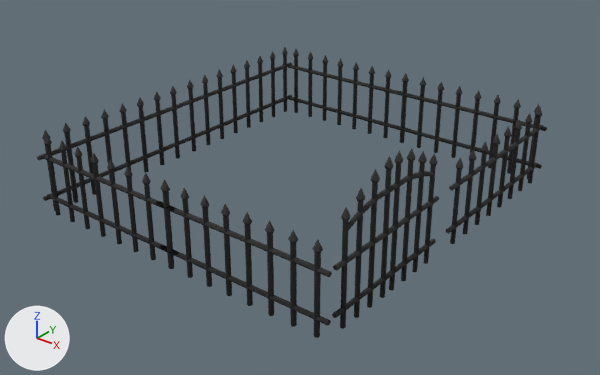
Before and after pictures for a commit that changed the glTF model public/models/addons/Fence_Iron.glb.
One viewpoint serves both versions: a 50 mm lens placed at (10.03, -12.55, 7.91), pointed at (0.3, -0.39, 0.37). The axes (+X, +Y, +Z) are drawn at lower left. The lights are the same throughout. The first picture is the older version.

Objects in the first picture: 'fence_gate_left', 'fence_gate_right', 'fence_seperate.001', 'fence_seperate.002', 'fence_seperate.003', 'fence_seperate.004', 'fence_seperate.005', 'fence_seperate.006', 'fence_seperate.007'.
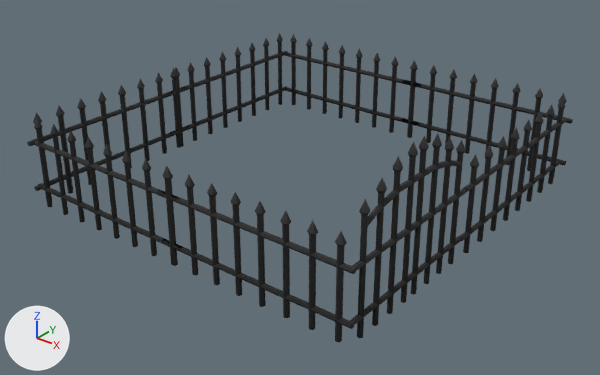
Pixel boxes [x1, y1, x2, y2] of what changed, in the pictures (600 x 375 px):
'fence_seperate.004', moved, rescaled (14% wider, 12% taller)
    before: [156, 181, 332, 338]
    after: [157, 166, 357, 342]
'fence_gate_left', moved, rescaled (9% wider, 13% taller)
    before: [332, 156, 395, 329]
    after: [350, 142, 419, 338]
'fence_seperate.005', moved, rescaled (10% wider, 10% taller)
    before: [44, 135, 180, 269]
    after: [33, 118, 183, 265]
'fence_seperate.001', moved, rescaled (9% wider, 14% taller)
    before: [445, 107, 543, 244]
    after: [459, 97, 566, 253]
'fence_gate_right', moved, rescaled (9% wider, 12% taller)
    before: [387, 148, 439, 291]
    after: [409, 134, 466, 295]
'fence_seperate.006', moved, rescaled (9% wider, 7% taller)
    before: [37, 86, 186, 211]
    after: [27, 67, 190, 201]
'fence_seperate.002', moved, rescaled (13% wider, 8% taller)
    before: [394, 74, 547, 179]
    after: [400, 61, 573, 174]
'fence_seperate.007', moved, rescaled (10% wider, 9% taller)
    before: [183, 47, 292, 152]
    after: [167, 33, 287, 148]
'fence_seperate.003', moved, rescaled (9% wider, 11% taller)
    before: [288, 49, 413, 143]
    after: [285, 34, 421, 138]

The change, as a list of edits to the scene's bpy script:
```text
Change ob_fence_seperate_001:
    ob_fence_seperate_001.location: (3.63, 1.84, 0.0) -> (3.99, 1.9, 0.0)
    ob_fence_seperate_001.scale: (98.0, 96.1, 89.6) -> (109.0, 107.0, 100.0)
Change ob_fence_seperate_002:
    ob_fence_seperate_002.location: (1.86, 3.75, 0.0) -> (2.02, 4.16, 0.0)
    ob_fence_seperate_002.scale: (94.9, 96.9, 88.6) -> (106.0, 108.0, 98.9)
Change ob_fence_seperate_003:
    ob_fence_seperate_003.location: (-1.47, 3.75, 0.0) -> (-1.7, 4.16, 0.0)
    ob_fence_seperate_003.scale: (94.9, 96.9, 88.6) -> (106.0, 108.0, 98.9)
Change ob_fence_seperate_004:
    ob_fence_seperate_004.location: (1.77, -3.87, 0.0) -> (1.91, -3.75, 0.0)
    ob_fence_seperate_004.scale: (94.9, 96.9, 88.6) -> (106.0, 108.0, 98.9)
Change ob_fence_seperate_005:
    ob_fence_seperate_005.location: (-1.58, -3.87, 0.0) -> (-1.82, -3.75, 0.0)
    ob_fence_seperate_005.scale: (94.9, 96.9, 88.6) -> (106.0, 108.0, 98.9)
Change ob_fence_seperate_006:
    ob_fence_seperate_006.location: (-3.41, -2.06, 0.0) -> (-3.87, -1.7, 0.0)
    ob_fence_seperate_006.scale: (98.0, 96.1, 89.6) -> (109.0, 107.0, 100.0)
Change ob_fence_seperate_007:
    ob_fence_seperate_007.location: (-3.41, 1.91, 0.0) -> (-3.87, 2.05, 0.0)
    ob_fence_seperate_007.scale: (98.0, 96.1, 89.6) -> (109.0, 107.0, 100.0)
Change ob_fence_gate_left:
    ob_fence_gate_left.location: (3.61, -3.55, 0.0) -> (3.97, -3.6, 0.0)
    ob_fence_gate_left.scale: (95.9, 94.0, 87.7) -> (107.0, 105.0, 97.9)
Change ob_fence_gate_right:
    ob_fence_gate_right.location: (3.61, -0.68, 0.0) -> (3.97, -0.39, 0.0)
    ob_fence_gate_right.scale: (95.9, 94.0, 87.7) -> (107.0, 105.0, 97.9)
```
